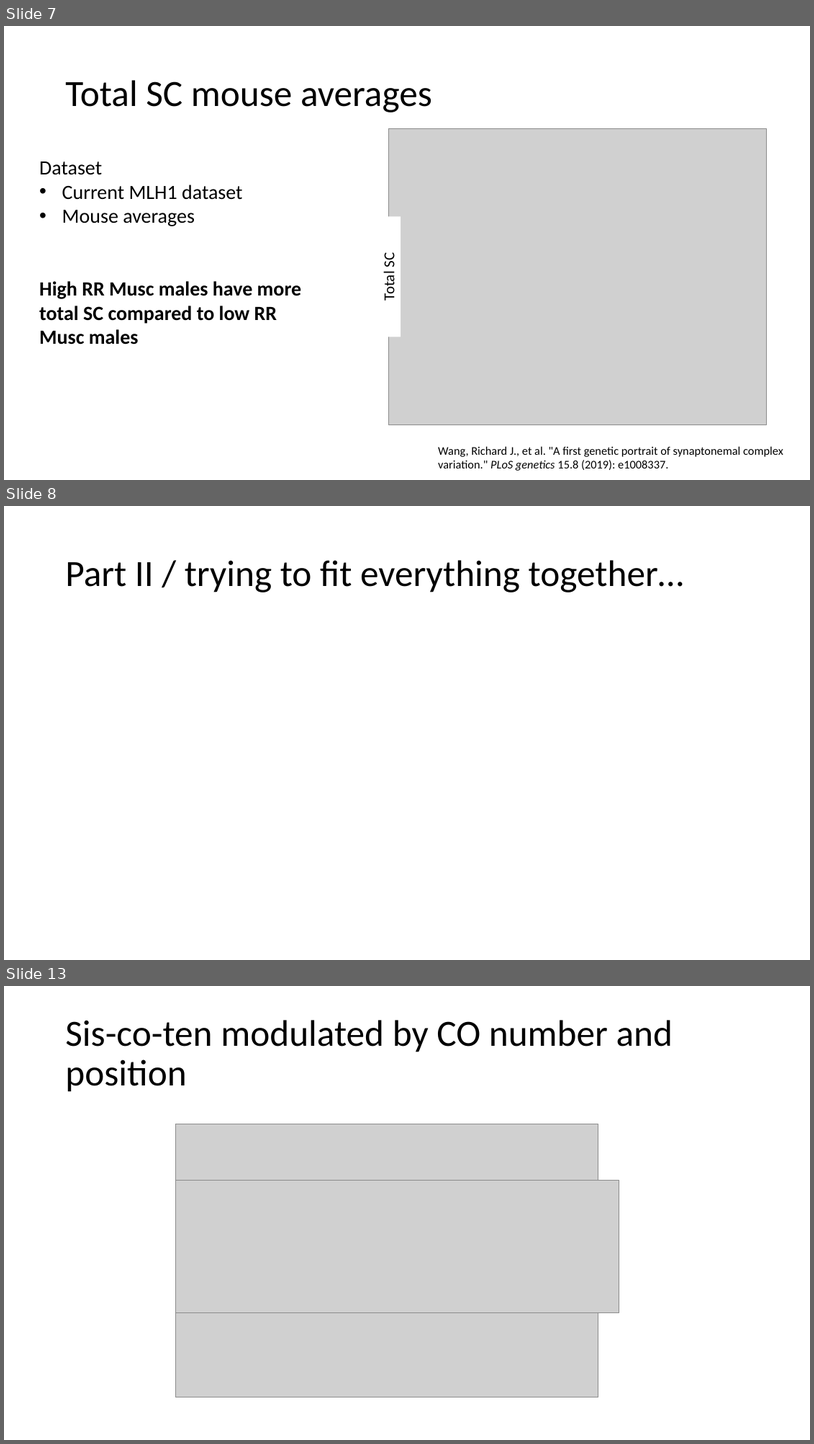
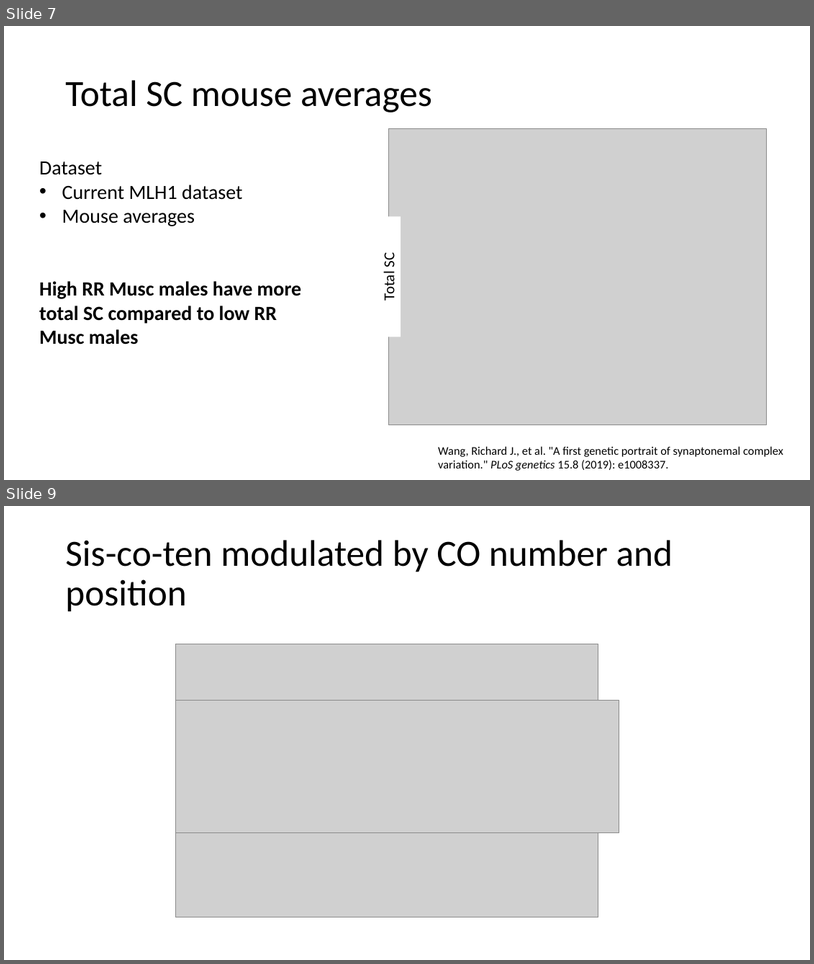
Before and after one commit to petersoapes/MLH1repo, a slide deck: AP_lab_meeting_9.11.19.pptx. Shown one above the other, each under a label of ours: slides 7, 8 and 13 before the commit, slides 7 and 9 after it; the slides between them are not shown. The pictures are 814x1444 and 814x964 pixels, drawn with LibreOffice and Linux fonts; fonts in the diff are those of the drawing; grey boxes stand for pictures. Boxes give left, top, right and bottom in pixels: in the first picture for what was removed or moved away, otherwise in the second. Text is boxed around its words. In the diff, an @@ line names an element or a change of style, - is before the commit and + after.

```diff
--- a/AP_lab_meeting_9.11.19.pptx
+++ b/AP_lab_meeting_9.11.19.pptx
@@ slide 8 removed at <box>4,506,810,960</box>, background #FFFFFF @@
@@ title removed at <box>65,560,684,592</box> @@
-Part II / trying to fit everything together…
@@ what was slide 13 is now slide 9 @@
```
Also in this commit, not shown: 3 slides changed, 5 slides added, 4 other slides removed, 1 other file.
